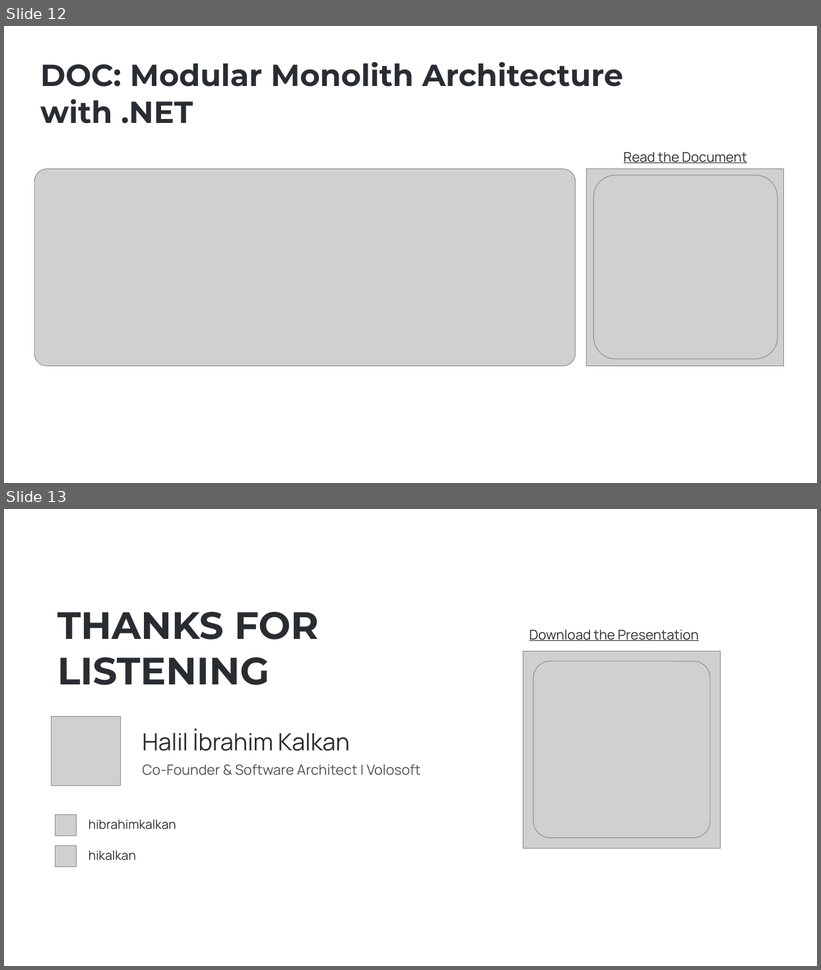
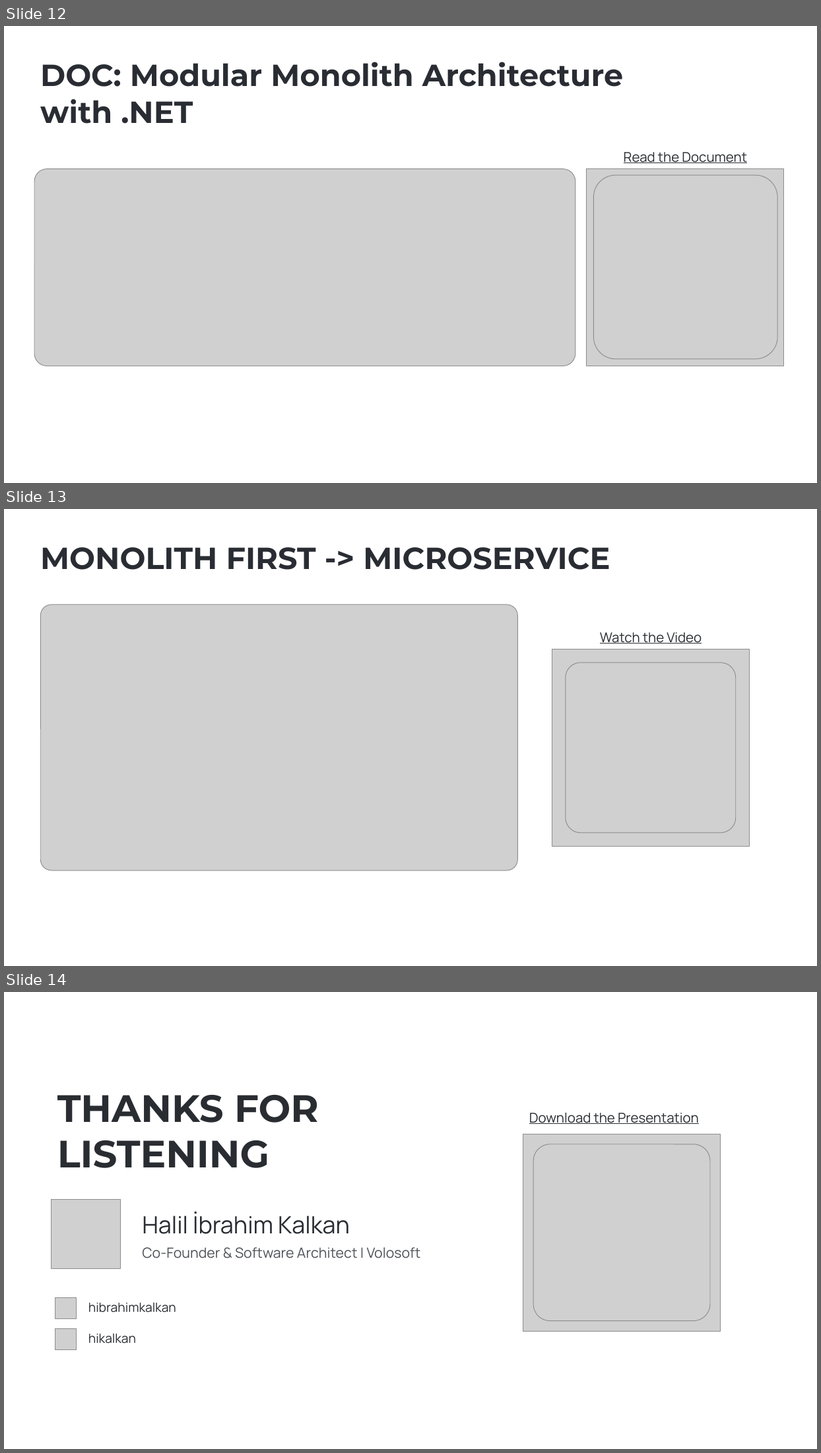
Before and after one commit to hikalkan/presentations, a slide deck: 2025-01-09 ABP Community Talks 2025.1/Which Architecture.pptx. Shown one above the other, each under a label of ours: slides 12 and 13 before the commit, slides 12, 13 and 14 after it. The pictures are 821x970 and 821x1453 pixels, drawn with LibreOffice and Linux fonts; fonts in the diff are those of the drawing; grey boxes stand for pictures; background and template pictures are left out. Boxes give left, top, right and bottom in pixels: in the first picture for what was removed or moved away, otherwise in the second. Text is boxed around its words. In the diff, an @@ line names an element or a change of style, - is before the commit and + after.

```diff
--- a/2025-01-09 ABP Community Talks 2025.1/Which Architecture.pptx
+++ b/2025-01-09 ABP Community Talks 2025.1/Which Architecture.pptx
@@ slide 13 added at box(4, 509, 817, 966), background picture (left out) @@
@@ text added at box(40, 547, 610, 570), 36 pt, text #292D33, bold @@
+MONOLITH FIRST -> MICROSERVICE
@@ picture added at box(40, 605, 518, 871) @@
@@ text added at box(600, 632, 702, 644), 16 pt, text #292D32, underline @@
+Watch the Video
@@ picture added at box(552, 650, 749, 846) @@
@@ picture added at box(566, 663, 736, 833) @@
@@ what was slide 13 is now slide 14 @@
```
Also in this commit, not shown: 1 slide removed.
